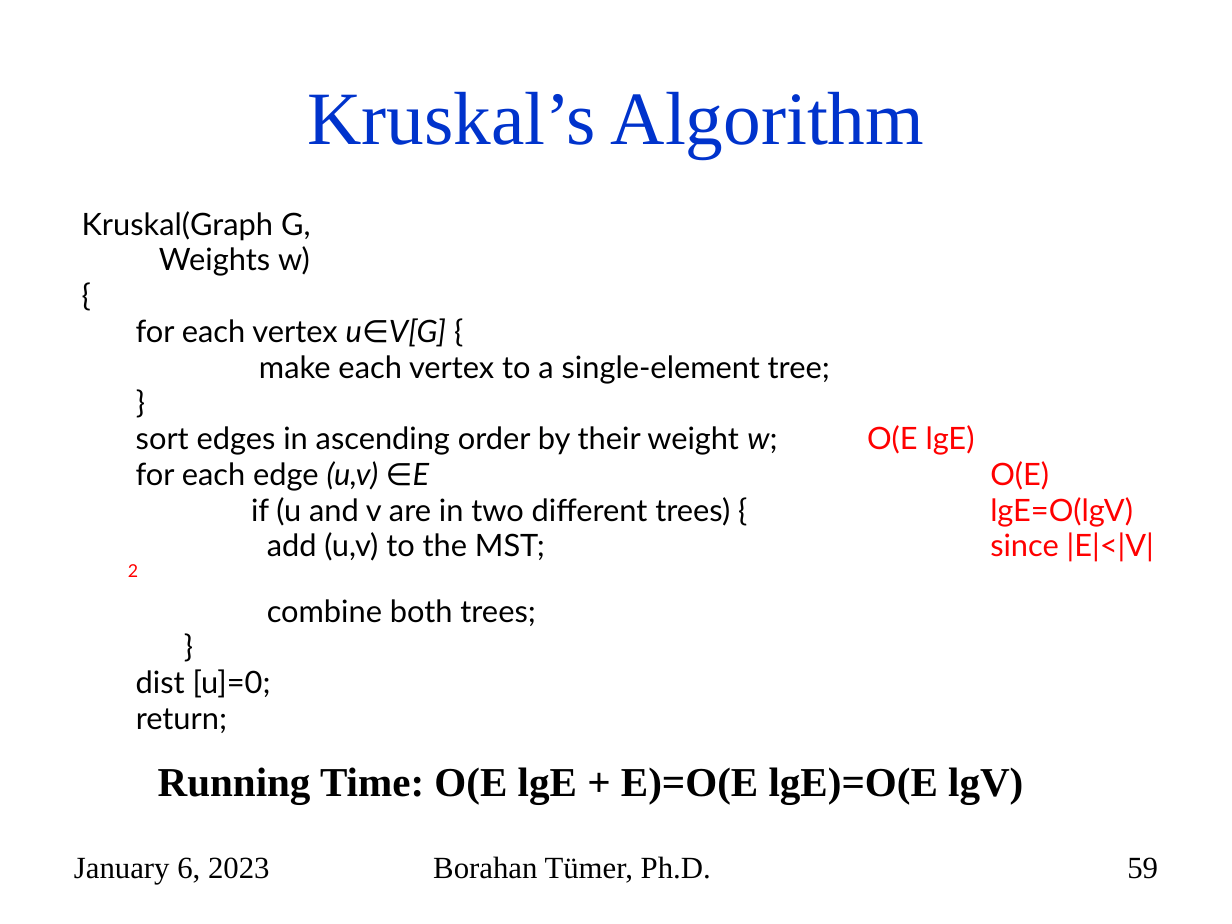
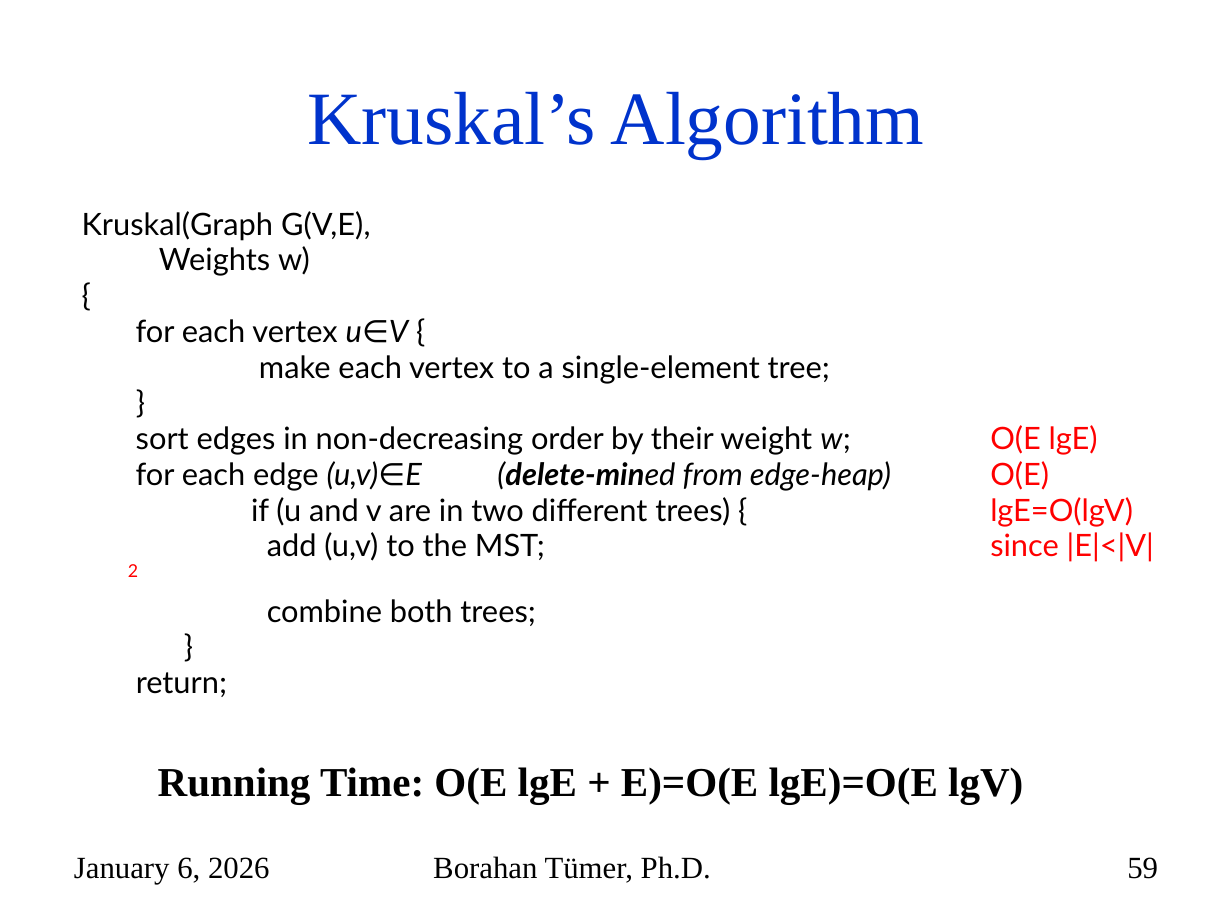
Before and after one commit to mehmetkayacse/cse225, a slide deck: slide 59 of files/Week10.pptx. Drawn at 1232x924 pixels with LibreOffice and Linux fonts; fonts in the diff are those of the drawing. Boxes give left, top, right and bottom in pixels: in the first picture for what was removed or moved away, otherwise in the second. Text is boxed around its words. In the diff, an @@ line names an element or a change of style, - is before the commit and + after.

```diff
--- a/files/Week10.pptx
+++ b/files/Week10.pptx
@@ text at <box>82,211,370,241</box>: text changed @@
-Kruskal(Graph G,
+Kruskal(Graph G(V,E),
@@ text at <box>136,319,408,343</box>: text changed @@
-for each vertex u∈V[G] {
+for each vertex u∈V {
@@ text at <box>136,426,891,491</box>: text changed @@
-sort edges in ascending order by their weight w; O(E lgE)
-for each edge (u,v) ∈E O(E)
+sort edges in non-decreasing order by their weight w; O(E lgE)
+for each edge (u,v)∈E (delete-mined from edge-heap) O(E)
@@ text at <box>136,669,271,698</box>: paragraph removed @@
-dist [u]=0;
@@ text at <box>74,857,270,884</box>: text changed @@
-January 6, 2023
+January 6, 2026
```
Also in this commit, not shown: 69 other slides changed, 4 other files.
